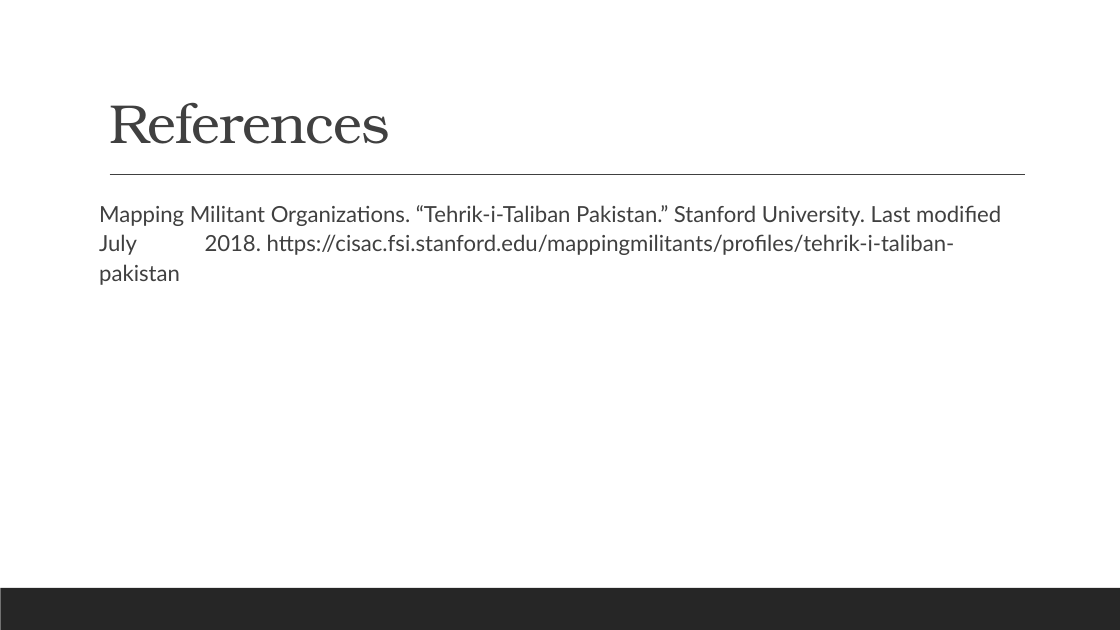
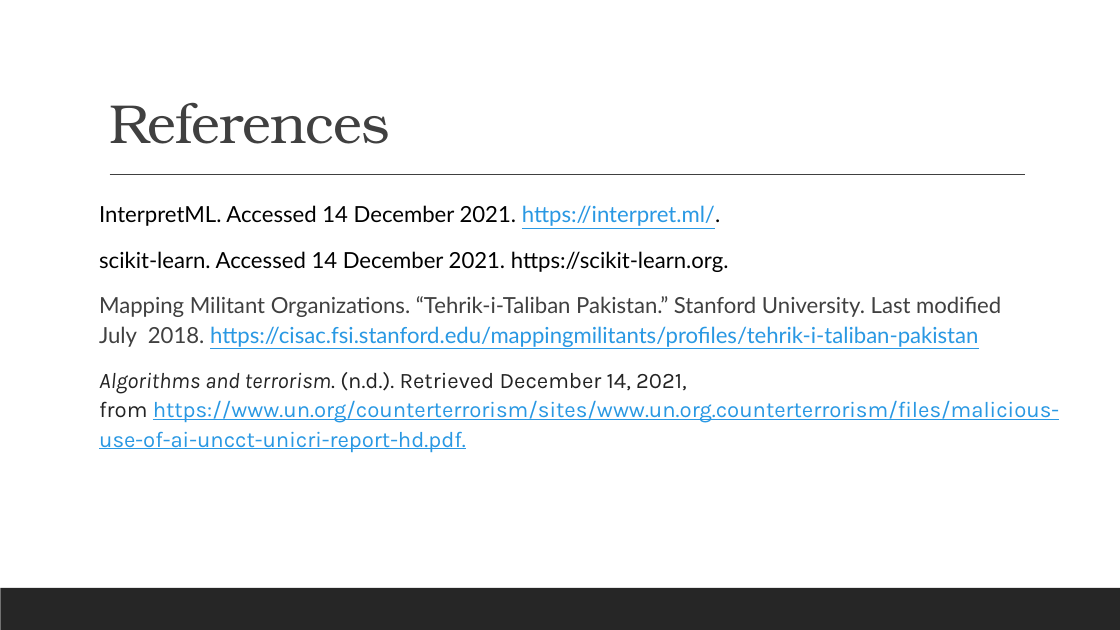
Before and after one commit to ECON8310/Final, a slide deck: slide 16 of Final Presentation.pptx. Drawn at 1120x630 pixels with LibreOffice and Linux fonts; fonts in the diff are those of the drawing. Boxes give left, top, right and bottom in pixels: in the first picture for what was removed or moved away, otherwise in the second. Text is boxed around its words. In the diff, an @@ line names an element or a change of style, - is before the commit and + after.

```diff
--- a/Final Presentation.pptx
+++ b/Final Presentation.pptx
@@ text at (99,205,729,272): paragraphs added @@
+InterpretML. Accessed 14 December 2021. https://interpret.ml/.
+scikit-learn. Accessed 14 December 2021. https://scikit-learn.org.
@@ text at (99,296,1001,347): text colour #404040 to #2998E3, underline on in "https://cisac.fsi.stanford.edu/mappingmilitants/profiles/teh ..." @@
@@ text at (99,372,1059,453): paragraph added @@
+Algorithms and terrorism. (n.d.). Retrieved December 14, 2021, from https://www.un.org/counterterrorism/sites/www.un.org.counterterrorism/files/malicious-use-of-ai-uncct-unicri-report-hd.pdf.
```
Also in this commit, not shown: 6 other slides changed.
